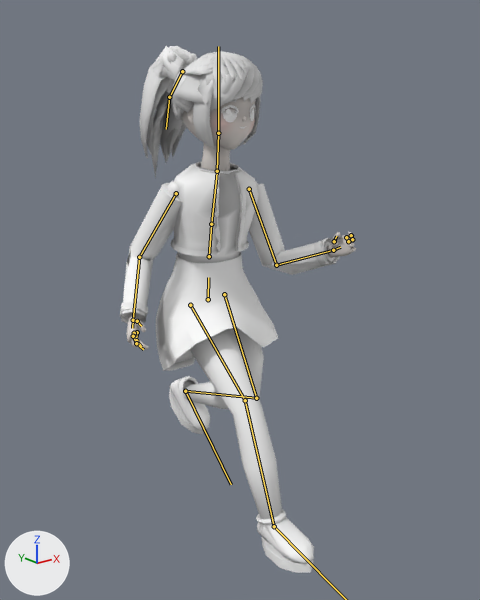
The glTF model public/models/nabi.lite.glb, before and after one commit.
One viewpoint serves both versions: a 50 mm camera at (-1.235, -1.718, 1.361) aimed at (0.0, -0.174, 0.744). Arrows for +X, +Y and +Z are at lower left; the lights stay in place. The picture after the commit comes second. Both versions are drawn at frame 6 of the action 'Run'; the numbers are the values there. The bones that change, and the others that lie on the model, are drawn over the model as lines.

Names of what the first picture shows: 'nabi'.
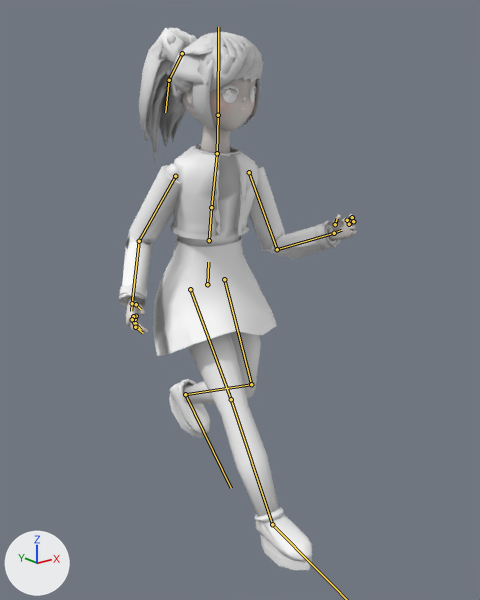
Boxes [x1, y1, x2, y2] around the edits, measured in the pictures (480 x 600 px):
```json
{"object": "nabi", "change": "posed", "before": [120, 46, 356, 573], "after": [119, 28, 357, 570]}
{"bone": "hips", "before": "(208, 299) to (208, 277)", "after": "(207, 284) to (208, 262)"}
{"bone": "thigh_L", "before": "(224, 294) to (256, 398)", "after": "(224, 279) to (251, 384)"}
{"bone": "shin_L", "before": "(256, 398) to (185, 391)", "after": "(251, 384) to (185, 394)"}
{"bone": "foot_L", "before": "(185, 391) to (231, 484)", "after": "(185, 394) to (231, 488)"}
{"bone": "thigh_R", "before": "(190, 305) to (245, 400)", "after": "(190, 289) to (231, 399)"}
{"bone": "shin_R", "before": "(245, 400) to (274, 526)", "after": "(231, 399) to (272, 524)"}
```

The change, as JSON lines over the scene's bpy script:
```json
{"block": "bone_hips", "where": "bone_hips = bpy.data.objects['Nabi'].pose.bones['hips']  # child of 'root'"}
{"op": "set", "path": "bone_hips.location", "old": "(0.004, -0.139, 0.0)", "new": "(0.004, -0.086, 0.0)"}
{"block": "bone_thigh_l", "where": "bone_thigh_l = bpy.data.objects['Nabi'].pose.bones['thigh_L']  # child of 'hips'"}
{"op": "set", "path": "bone_thigh_l.rotation_quaternion", "old": "(0.981, -0.191, 0.005, -0.029)", "new": "(0.986, -0.161, 0.004, -0.024)", "note": "degrees (-22, 0, -3) -> degrees (-19, 0, -3)"}
{"block": "bone_shin_l", "where": "bone_shin_l = bpy.data.objects['Nabi'].pose.bones['shin_L']  # child of 'thigh_L'"}
{"op": "set", "path": "bone_shin_l.rotation_quaternion", "old": "(0.719, 0.694, 0.0, 0.004)", "new": "(0.792, 0.609, 0.0, 0.004)", "note": "degrees (88, 0, 0) -> degrees (75, 0, 0)"}
{"block": "bone_foot_l", "where": "bone_foot_l = bpy.data.objects['Nabi'].pose.bones['foot_L']  # child of 'shin_L'"}
{"op": "set", "path": "bone_foot_l.rotation_quaternion", "old": "(0.954, -0.259, 0.024, -0.127)", "new": "(0.974, -0.195, 0.028, -0.08)", "note": "degrees (-30, -1, -15) -> degrees (-23, 1, -10)"}
{"block": "bone_thigh_r", "where": "bone_thigh_r = bpy.data.objects['Nabi'].pose.bones['thigh_R']  # child of 'hips'"}
{"op": "set", "path": "bone_thigh_r.rotation_quaternion", "old": "(0.874, -0.469, 0.121, 0.027)", "new": "(0.939, -0.32, 0.123, 0.009)", "note": "degrees (-57, 14, -4) -> degrees (-38, 14, -4)"}
{"block": "bone_shin_r", "where": "bone_shin_r = bpy.data.objects['Nabi'].pose.bones['shin_R']  # child of 'thigh_R'"}
{"op": "set", "path": "bone_shin_r.rotation_quaternion", "old": "(0.969, 0.243, 0.0, -0.002)", "new": "(1.0, -0.031, 0.0, -0.001)", "note": "degrees (28, 0, 0) -> degrees (-4, 0, 0)"}
{"block": "bone_foot_r", "where": "bone_foot_r = bpy.data.objects['Nabi'].pose.bones['foot_R']  # child of 'shin_R'"}
{"op": "set", "path": "bone_foot_r.rotation_quaternion", "old": "(0.989, 0.068, -0.046, -0.124)", "new": "(0.968, 0.154, -0.046, -0.194)", "note": "degrees (8, -4, -15) -> degrees (18, -2, -23)"}
```
